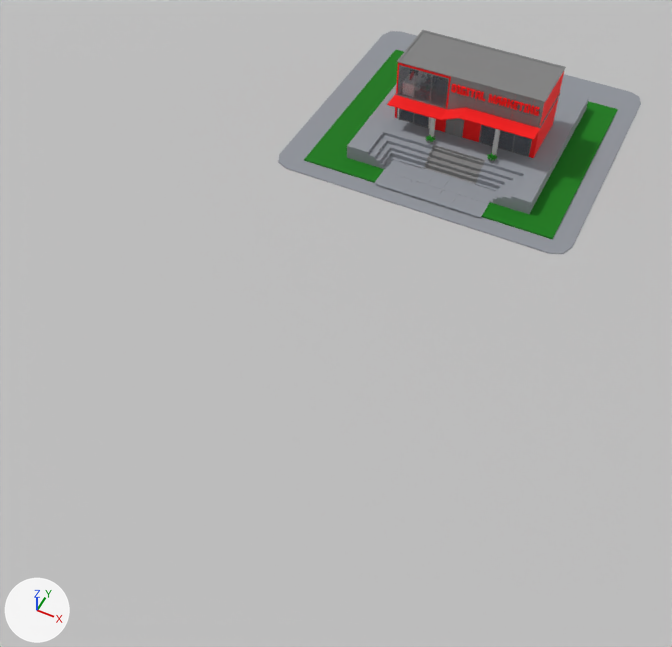
Two versions of the glTF model public/models/digital_marketing_building_grp.glb, one commit apart.
Before and after are seen from a camera (50 mm lens) standing at (3.5, -11.33, 8.6) and looking at (-0.09, -4.15, -0.38). Every picture has the same lights, and +X, +Y and +Z are marked at lower left. The first picture is the older version. Where no turn or scale is listed for an object, it has been applied to the vertices. Vertices at exactly the same position are counted once.

Names of what the first picture shows: 'DM_Building', 'DM_Steps', 'Door', 'Ground1', 'Top_Glass', 'Top_Glass1', 'digital_marketing_text', 'dm_grass', 'dm_ground', 'dm_tiles' and 3 more.
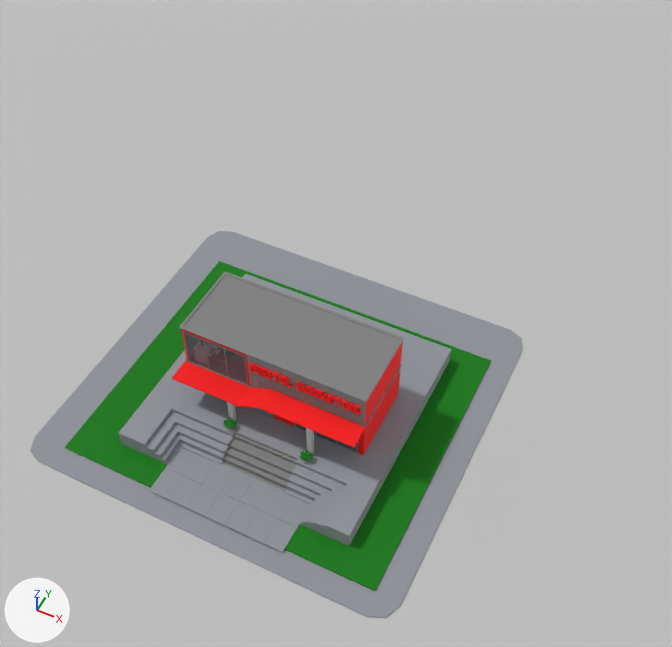
Where the newer file only moved an object's origin or applied its transform, the numbers keep the older frame.

What differs and where, as boxes (x1, y1, x2, y2) in the pictures (672 x 647 px):
'dm_ground', moved
    before: (278, 31, 641, 254)
    after: (30, 231, 523, 618)
'DM_Steps', moved
    before: (347, 83, 589, 214)
    after: (119, 274, 451, 546)
'DM_Building', moved
    before: (387, 30, 566, 158)
    after: (172, 272, 404, 455)
'dm_grass', moved
    before: (304, 50, 618, 239)
    after: (65, 261, 491, 591)
'dm_tiles', moved
    before: (374, 160, 495, 218)
    after: (149, 448, 309, 552)
'Top_Glass', moved
    before: (398, 65, 449, 108)
    after: (183, 331, 248, 386)
'digital_marketing_text', moved
    before: (451, 84, 540, 116)
    after: (249, 362, 361, 415)
'Top_Glass1', moved
    before: (479, 125, 532, 157)
    after: (295, 424, 358, 453)
'Door', moved (not visible afterwards)
    before: (398, 108, 430, 129)
'flower_pot', turned, rescaled
    before: (487, 153, 497, 162)
    after: (299, 449, 314, 462)

The change, as a list of edits to the scene's bpy script:
```text
Change me_mesh_227:
    remove me_mesh_227.from_pydata(...)  # 367 vertices, 481 faces; spans x -0.051..1.225, y -0.604..-0.578, z 0.983..1.105
    add me_mesh_227.from_pydata(...)  # 367 vertices, 481 faces; spans x -0.051..1.225, y -6.242..-6.215, z 0.983..1.105
    me_mesh_227 part 1: the whole mesh is moved by (0.0, -5.638, 0.0)
Change me_mesh_021:
    used by ob_dm_building; parent = ob_digital_marketing_building_grp; location = (0.0, 0.0, 0.0)
    remove me_mesh_021.from_pydata(...)  # 197 vertices, 233 faces; spans x -0.91..1.28, y -0.85..0.36, z 0.25..1.22
    add me_mesh_021.from_pydata(...)  # 197 vertices, 233 faces; spans x -91.2..127.94, y 24.93..121.67, z 528.14..648.68
    me_mesh_021 part 2: the whole mesh is turned -90 degrees about the x axis through its middle and scaled by 100, then moved by (18.18, 73.55, 587.67)
Change me_mesh_019:
    used by ob_dm_grass; parent = ob_digital_marketing_building_grp; location = (0.0, 0.0, 0.0)
    remove me_mesh_019.from_pydata(...)  # 30 vertices, 40 faces; spans x -1.78..1.99, y -1.81..1.46, z 0.01..0.03
    add me_mesh_019.from_pydata(...)  # 30 vertices, 40 faces; spans x -177.91..198.86, y 1.24..3.42, z 418.12..744.89
    me_mesh_019 part 7: the whole mesh is turned -90 degrees about the x axis through its middle and scaled by 100, then moved by (10.37, 2.51, 581.48)
Change me_mesh_018:
    used by ob_dm_ground; parent = ob_digital_marketing_building_grp; location = (0.0, 0.0, 0.0)
    remove me_mesh_018.from_pydata(...)  # 28 vertices, 42 faces; spans x -2.18..2.27, y -2.08..2.04, z 0.0..0.01
    add me_mesh_018.from_pydata(...)  # 28 vertices, 42 faces; spans x -217.65..227.22, y 0.0..1.24, z 359.57..771.7
    me_mesh_018 part 6: the whole mesh is turned -90 degrees about the x axis through its middle and scaled by 100, then moved by (4.74, 0.64, 565.63)
Change me_mesh_017:
    remove me_mesh_017.from_pydata(...)  # 110 vertices, 206 faces; spans x -1.24..1.55, y -1.5..1.23, z 0.04..0.25
    add me_mesh_017.from_pydata(...)  # 110 vertices, 206 faces; spans x -1.24..1.55, y -7.13..-4.41, z 0.04..0.25
    me_mesh_017 part 9: the whole mesh is moved by (0.0, -5.64, 0.0)
Change me_mesh_020:
    remove me_mesh_020.from_pydata(...)  # 108 vertices, 104 faces; spans x -0.63..0.98, y -1.86..-1.22, z 0.04
    add me_mesh_020.from_pydata(...)  # 108 vertices, 104 faces; spans x -0.63..0.98, y -7.5..-6.86, z 0.04
    me_mesh_020 part 8: the whole mesh is moved by (0.0, -5.64, 0.0)
Change me_mesh_022:
    remove me_mesh_022.from_pydata(...)  # 50 vertices, 56 faces; spans x -0.841..-0.335, y -0.589..-0.566, z 0.249..0.624
    add me_mesh_022.from_pydata(...)  # 50 vertices, 56 faces; spans x -0.841..-0.335, y -6.227..-6.204, z 0.249..0.624
    me_mesh_022 part 3: the whole mesh is moved by (0.0, -5.638, 0.0)
Change me_mesh_025:
    remove me_mesh_025.from_pydata(...)  # 44 vertices, 66 faces; spans x -0.872..-0.115, y -0.575..-0.566, z 0.663..1.158
    add me_mesh_025.from_pydata(...)  # 44 vertices, 66 faces; spans x -0.872..-0.115, y -6.212..-6.204, z 0.663..1.158
    me_mesh_025 part 4: the whole mesh is moved by (0.0, -5.638, 0.0)
Change me_mesh_023:
    remove me_mesh_023.from_pydata(...)  # 44 vertices, 66 faces; spans x 0.44..1.197, y -0.575..-0.566, z 0.249..0.751
    add me_mesh_023.from_pydata(...)  # 44 vertices, 66 faces; spans x 0.44..1.197, y -6.212..-6.204, z 0.249..0.751
    me_mesh_023 part 5: the whole mesh is moved by (0.0, -5.638, 0.0)
Change ob_digital_marketing_building_grp:
    ob_digital_marketing_building_grp.rotation_euler: (0.0, 0.0, 0.0) -> (1.571, 0.0, 0.0)  # degrees (0, 0, 0) -> degrees (90, 0, 0)
    ob_digital_marketing_building_grp.scale: (1.0, 1.0, 1.0) -> (0.01, 0.01, 0.01)
```
